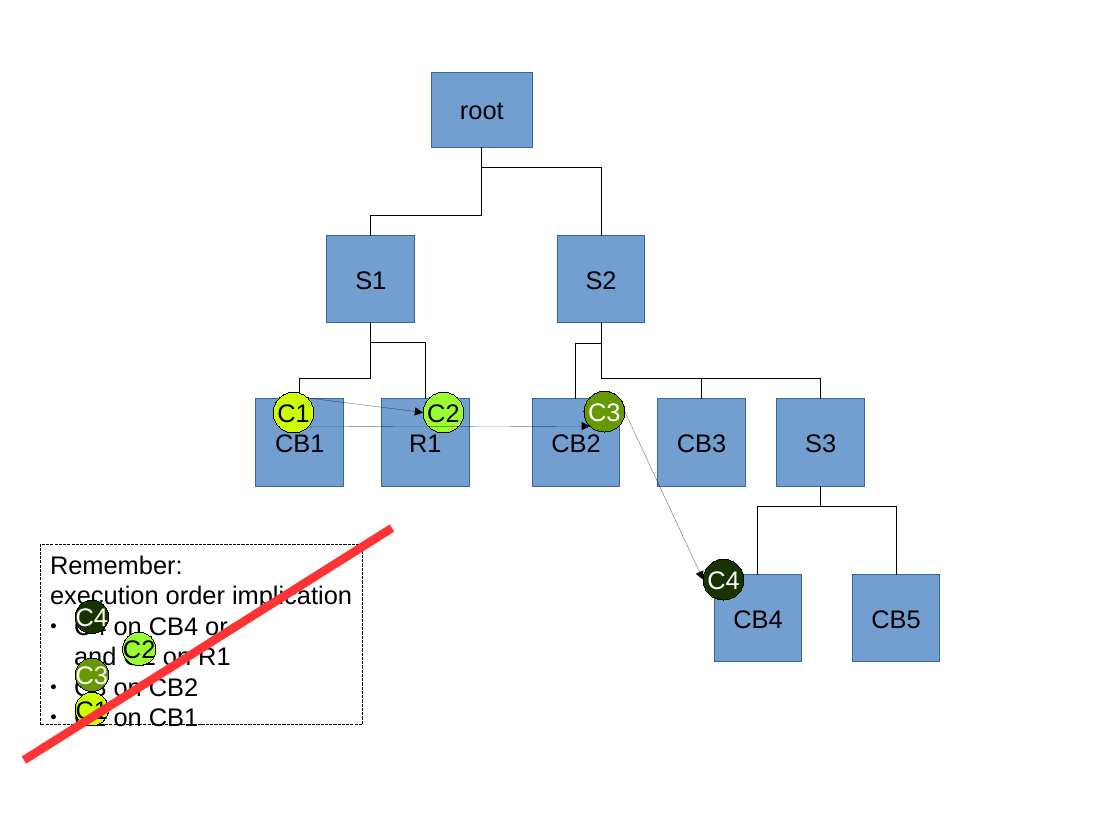
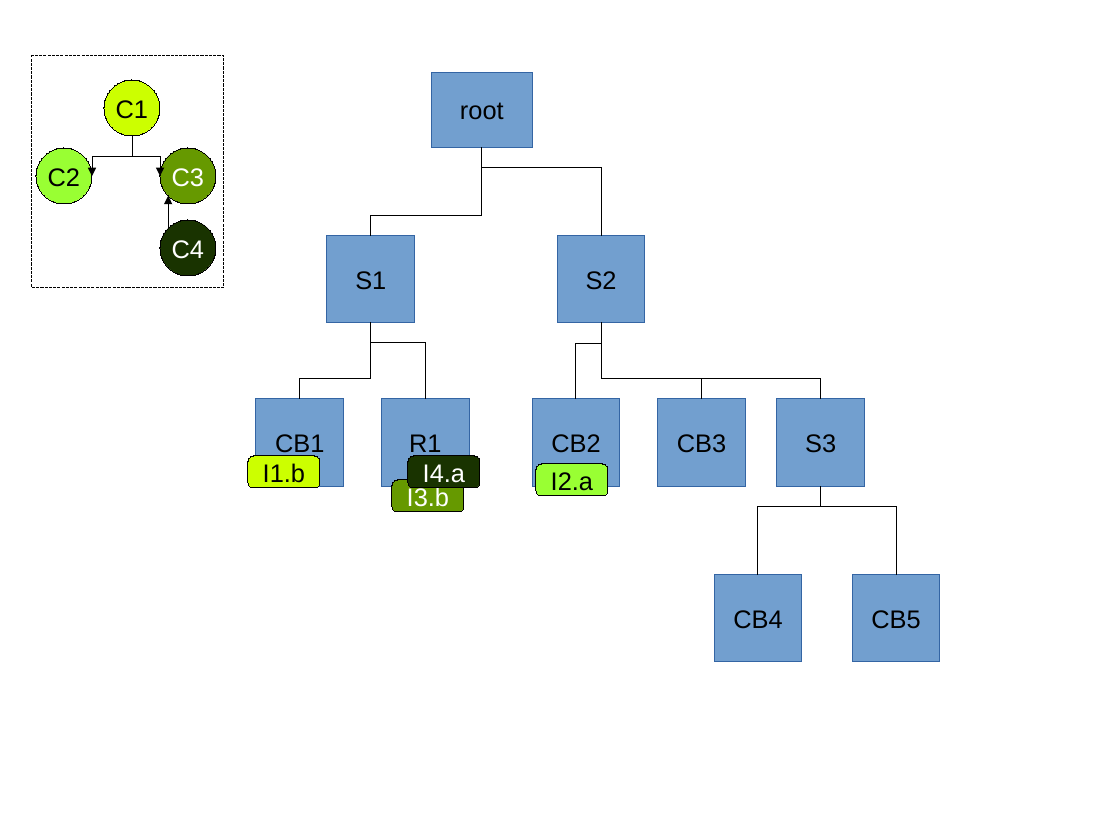
Before and after one commit to rene-schoene/racr-mquat, a slide deck: slide 6 of doc/the-problem.odp. Drawn at 1120x840 pixels with LibreOffice and Linux fonts; fonts in the diff are those of the drawing. Boxes give left, top, right and bottom in pixels: in the first picture for what was removed or moved away, otherwise in the second. Text is boxed around its words. In the diff, an @@ line names an element or a change of style, - is before the commit and + after.

```diff
--- a/doc/the-problem.odp
+++ b/doc/the-problem.odp
@@ rectangle added at <box>32,56,224,288</box>, outline #000000 0 pt @@
@@ ellipse "C1": place and size @@
-ellipse "C1" at <box>273,392,314,433</box>
+ellipse "C1" at <box>104,80,160,136</box>
@@ ellipse "C2": place and size @@
-ellipse "C2" at <box>424,392,464,433</box>
+ellipse "C2" at <box>36,148,91,204</box>
@@ elbow arrow added from (132, 136) to (92, 176), #000000 0 pt @@
@@ elbow arrow added from (132, 136) to (161, 176), #000000 0 pt @@
@@ ellipse "C3": place and size @@
-ellipse "C3" at <box>584,391,625,432</box>
+ellipse "C3" at <box>160,148,215,204</box>
@@ elbow arrow added from (169, 229) to (169, 196), #000000 0 pt @@
@@ ellipse "C4": place and size @@
-ellipse "C4" at <box>703,559,744,600</box>
+ellipse "C4" at <box>160,221,215,276</box>
@@ arrow removed from (308, 398) to (424, 413) @@
@@ arrow removed from (625, 412) to (703, 580) @@
@@ arrow removed from (308, 427) to (590, 426) @@
@@ rounded rectangle added at <box>248,456,320,488</box>, fill #CCFF00, outline #000000 0 pt, 18 pt, text #000000 @@
+I1.b
@@ rounded rectangle added at <box>409,456,481,488</box>, fill #193300, outline #000000 0 pt, 18 pt, text #FFFFFF @@
+I4.a
@@ rounded rectangle added at <box>537,464,609,496</box>, fill #99FF33, outline #000000 0 pt, 18 pt, text #000000 @@
+I2.a
@@ rounded rectangle added at <box>392,480,464,511</box>, fill #669900, outline #000000 0 pt, 18 pt, text #FFFFFF @@
+I3.b
@@ line removed from (24, 760) to (392, 528) @@
@@ rectangle removed at <box>40,544,362,725</box> @@
-Remember:
-execution order implication
-● C4 on CB4 or
-  and C2 on R1
-● C3 on CB2
-● C1 on CB1
@@ ellipse removed at <box>75,601,109,634</box> @@
-C4
@@ ellipse removed at <box>75,659,109,692</box> @@
-C3
@@ ellipse removed at <box>123,632,157,666</box> @@
-C2
@@ ellipse removed at <box>75,692,109,726</box> @@
-C1
```
Also in this commit, not shown: 4 other slides changed, 2 slides added, 1 slide removed.
